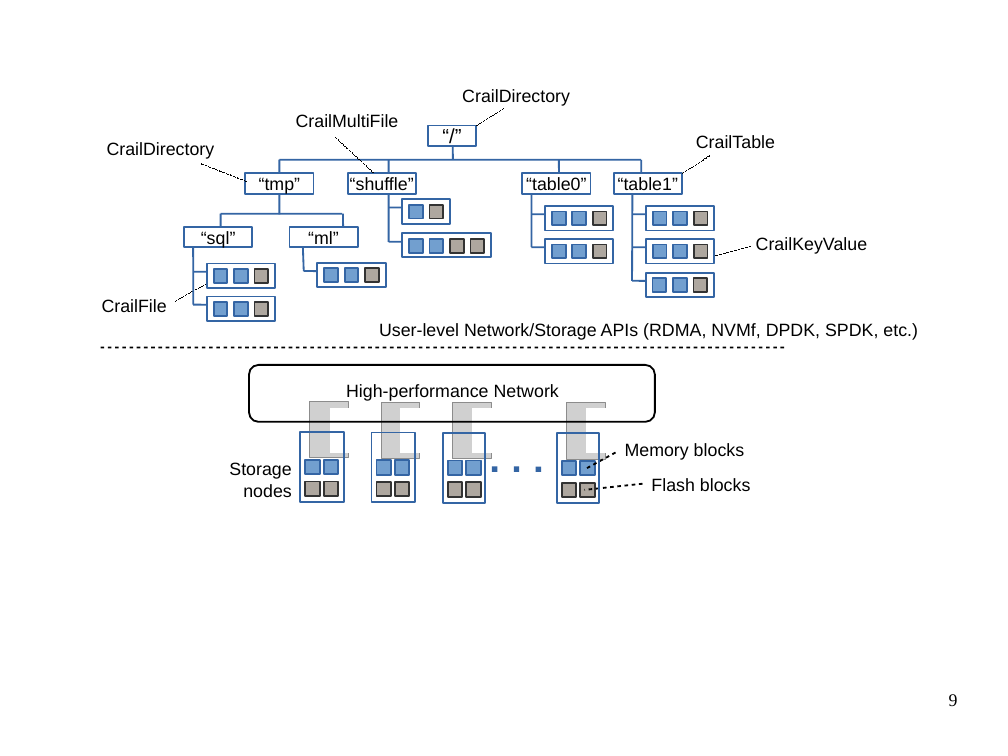
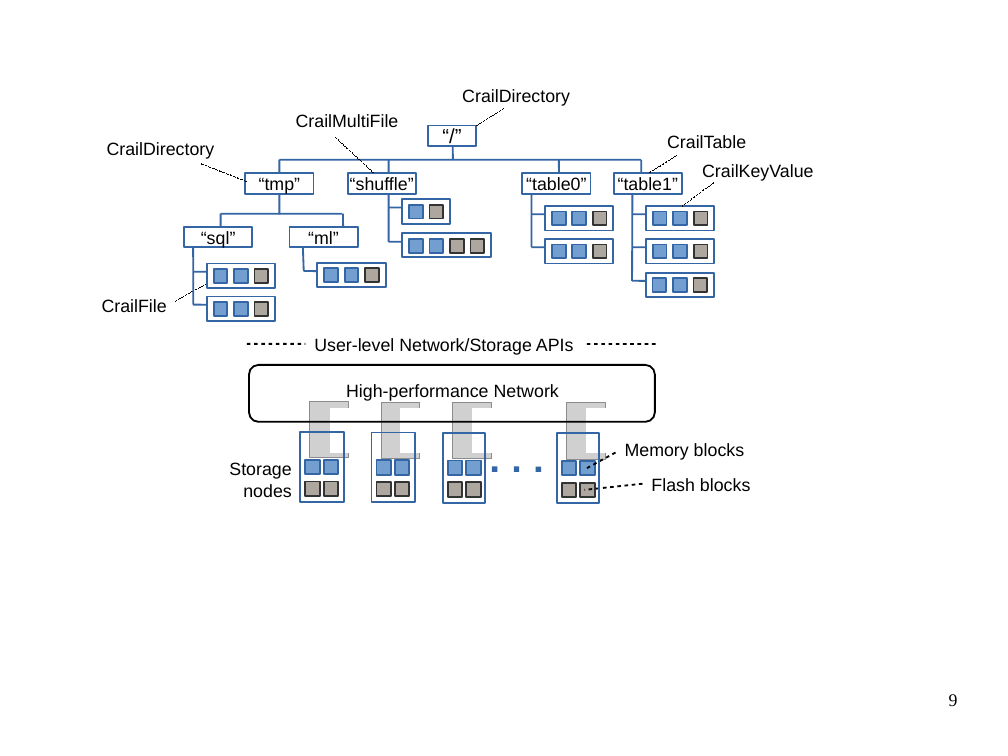
Before and after one commit to apache/incubator-crail-website, a slide deck: slide 9 of _graphix/website.odp. Drawn at 1008x756 pixels with LibreOffice and Linux fonts; fonts in the diff are those of the drawing; grey boxes stand for pictures; background and template pictures are left out. Boxes give left, top, right and bottom in pixels: in the first picture for what was removed or moved away, otherwise in the second. Text is boxed around its words. In the diff, an @@ line names an element or a change of style, - is before the commit and + after.

```diff
--- a/_graphix/website.odp
+++ b/_graphix/website.odp
@@ text "CrailTable" moved from (x1=696, y1=135, x2=775, y2=148) to (x1=667, y1=135, x2=746, y2=148) @@
@@ line moved from (710, 155) - (682, 174) to (677, 155) - (649, 173) @@
@@ text "CrailKeyValue" moved from (x1=756, y1=237, x2=867, y2=254) to (x1=702, y1=164, x2=813, y2=181) @@
@@ line moved from (751, 246) - (714, 256) to (713, 183) - (682, 206) @@
@@ line moved from (101, 348) - (787, 348) to (247, 344) - (659, 344) @@
@@ rectangle added at (x1=306, y1=335, x2=584, y2=353), fill #FFFFFF @@
@@ text at (x1=314, y1=338, x2=574, y2=355): text changed @@
-User-level Network/Storage APIs (RDMA, NVMf, DPDK, SPDK, etc.)
+User-level Network/Storage APIs
```
Also in this commit, not shown: 1 other file.
